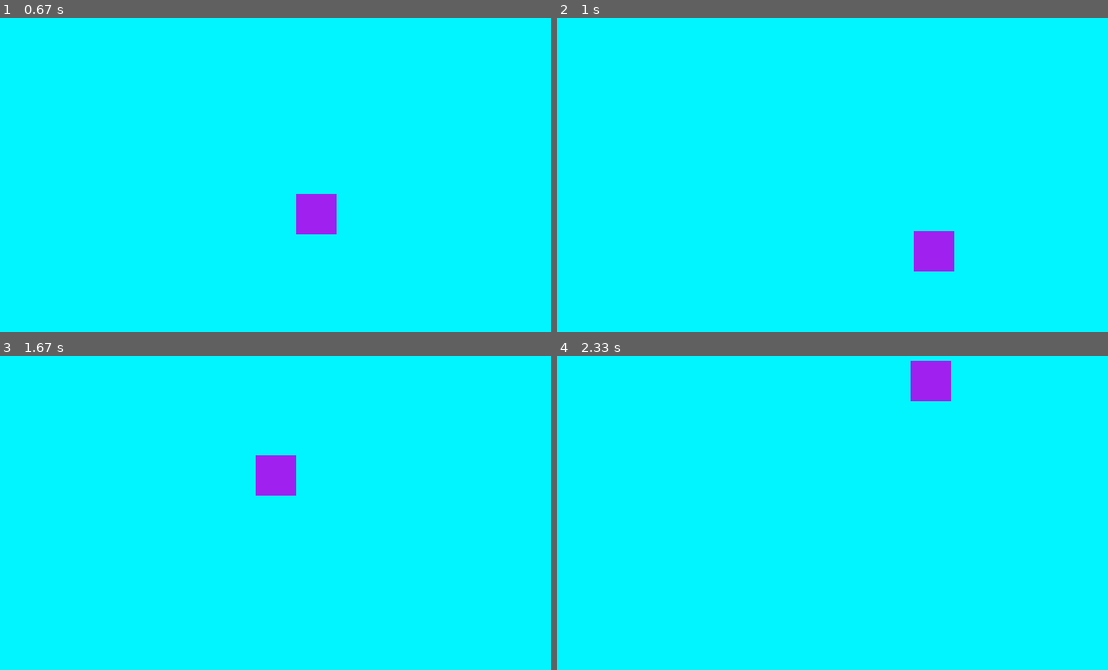
Above: before the commit, frames 1-4 (two rows, left to right).
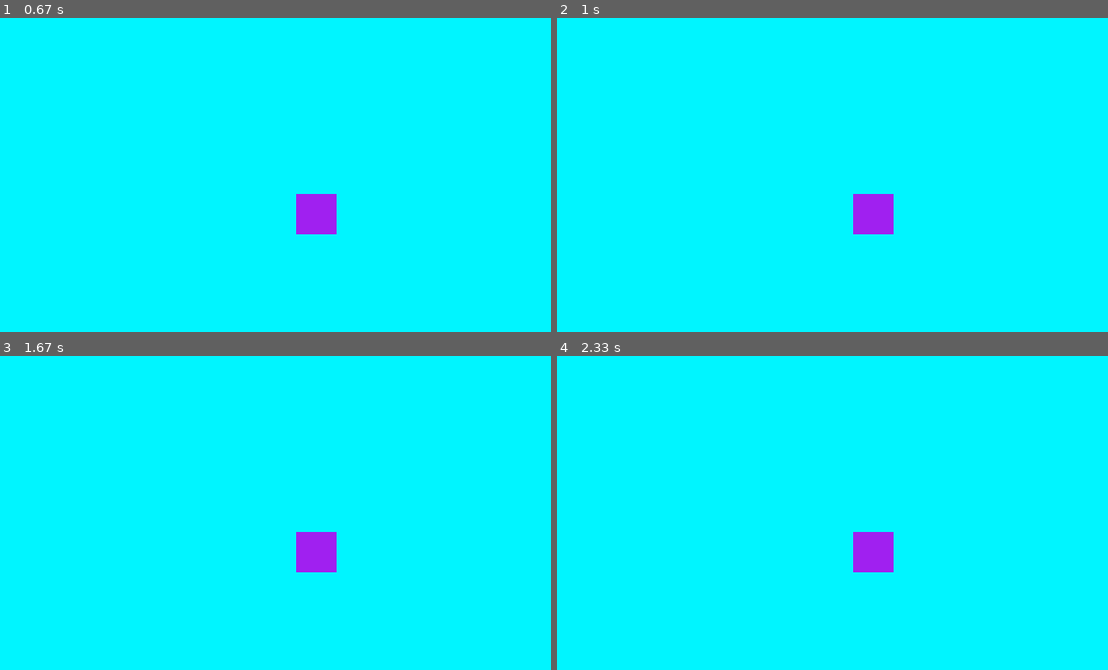
Above: after the commit, the same moments.

Repository: VicoVee/pygame-learning
Game: pygame game, started from dragdrop.py
The game is run twice, just before and just after one commit, with the same random seed, the same clock (stepped at 60 frames per second) and the same inputs.
Inputs (mouse positions are in pixels of both pictures, inside the frame that each line leads up to):
- Up to frame 1 (0.67 s): press the mouse at (27, 49) at 0.37 s; move the mouse to (170, 131) at 0.47 s; release the mouse at (314, 212) at 0.6 s
- Up to frame 2 (1 s): press the mouse at (outside the picture) at 0.7 s; move the mouse to (733, 124) at 0.8 s; release the mouse at (931, 250) at 0.93 s
- Up to frame 3 (1.67 s): press the mouse at (outside the picture) at 1.03 s; move the mouse to (247, 428) at 1.13 s; release the mouse at (517, 519) at 1.27 s; press the mouse at (outside the picture) at 1.37 s; move the mouse to (126, 406) at 1.47 s; release the mouse at (275, 475) at 1.6 s
- Up to frame 4 (2.33 s): press the mouse at (outside the picture) at 1.7 s; move the mouse to (595, 387) at 1.8 s; release the mouse at (656, 434) at 1.93 s; press the mouse at (outside the picture) at 2.03 s; move the mouse to (733, 359) at 2.13 s; release the mouse at (931, 381) at 2.27 s

Frame 1 is identical in both runs. In frame 2, 1.9% of the frame differs, in the area x 53-73%, y 56-81%; in frame 3, 1.9%; in frame 4, 1.9%.

Commit message:
Box is now dropable. Player can now drag the box and move it around the field without the box clinging to the cursor. PRoject practice complete! Maybe the next goal is to add gravity

Diff:
--- a/dragdrop.py
+++ b/dragdrop.py
@@ -32,7 +32,8 @@
 
     #Event = Checks any interaction with the screen: Exiting, MouseDown, Mouse Click
     for event in pygame.event.get():
-        #When the LEFT mouse button is click and held down
+        #When the LEFT mouse button is click and held down,
+        #toggle the highlighted box to be dragged
         if event.type == pygame.MOUSEBUTTONDOWN:
 
             if event.button == 1: #Signifies the left mouse button being down
@@ -42,15 +43,25 @@
                   #Toggle the box to be active.
                   active = 'on'
 
-        #Tracks the location of the mouse
+        #Tracks the location of the mouse. If the box's active status is !none
+        #Move the given box
         if event.type == pygame.MOUSEMOTION:
+            #check if the box is selected
             if active != None:
+                #Move box base on the position of the mouse
                 box.move_ip(event.rel)
+
+        #Drops the box when the mouse button is released
+        if event.type == pygame.MOUSEBUTTONUP:
+            #Check if left mouse button is dropped
+            if event.button == 1:
+                #Set active to null/none again
+                active = None
 
         if event.type == pygame.QUIT:
             run = False
 
-    #Update the contents of the WHOLE screen
+    #Update the contents of the WHOLE screen throughout the loop
     pygame.display.flip()
     #pygame.display.update() can update a portion or the whole screen depending on parameters
 
